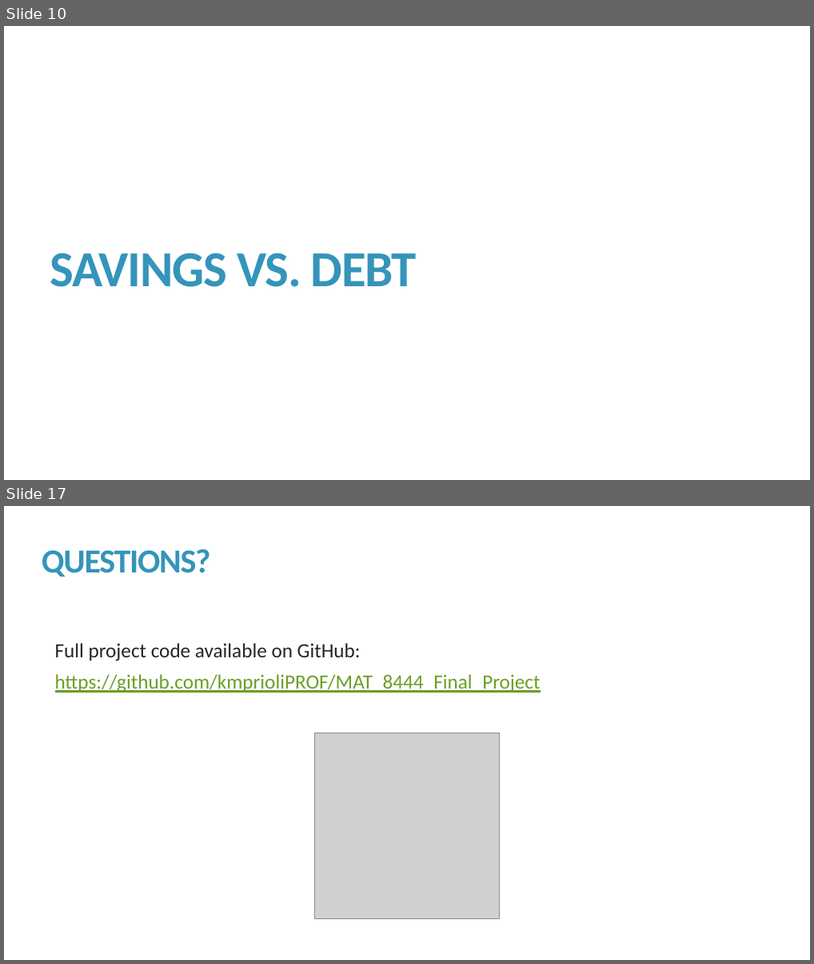
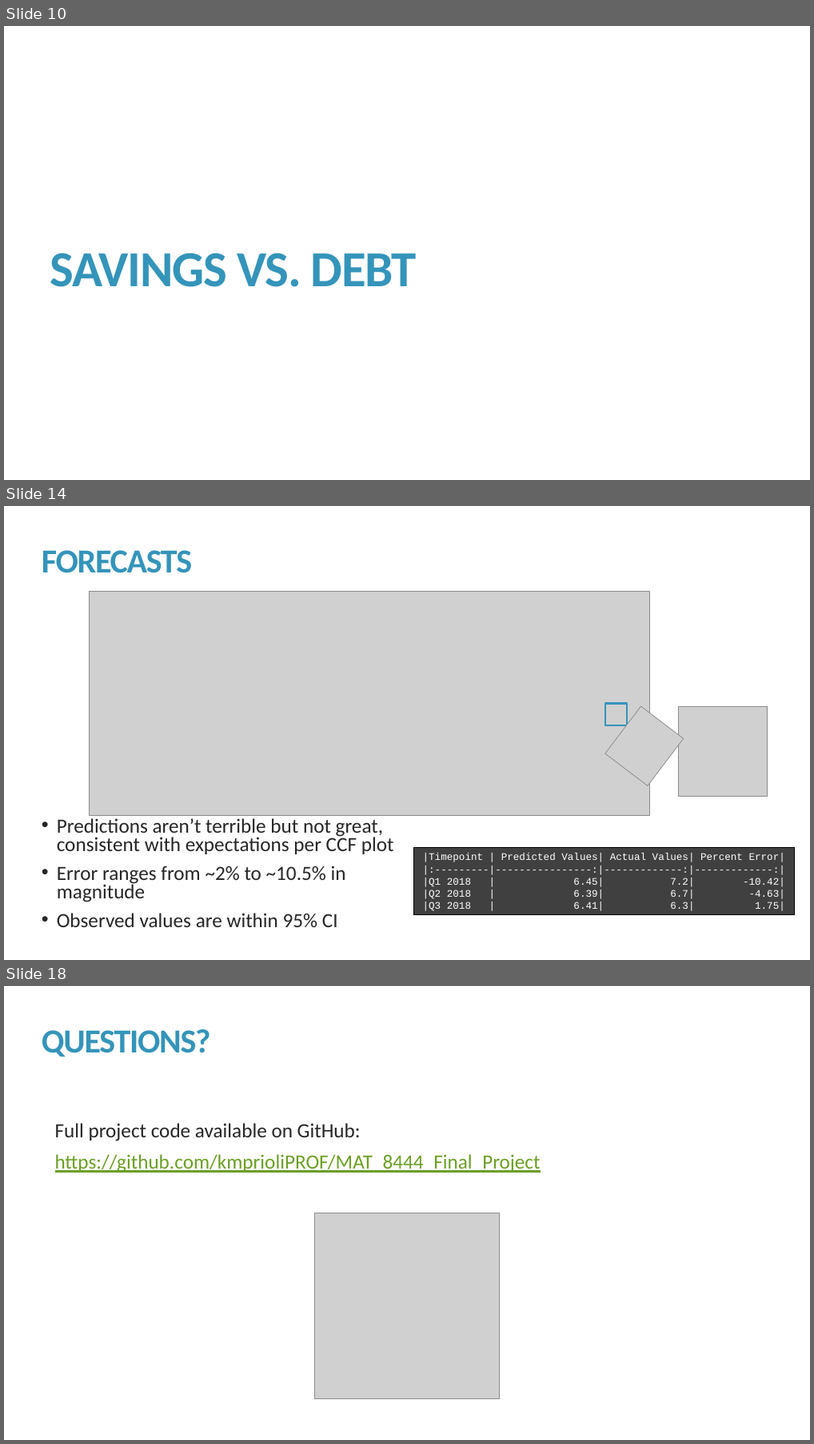
Before and after one commit to kmprioliPROF/MAT_8444_Final_Project, a slide deck: Prioli_Final_Proj.pptx. Shown one above the other, each under a label of ours: slides 10 and 17 before the commit, slides 10, 14 and 18 after it; the slides between them are not shown. The pictures are 814x964 and 814x1444 pixels, drawn with LibreOffice and Linux fonts; fonts in the diff are those of the drawing; grey boxes stand for pictures. Boxes give left, top, right and bottom in pixels: in the first picture for what was removed or moved away, otherwise in the second. Text is boxed around its words. In the diff, an @@ line names an element or a change of style, - is before the commit and + after.

```diff
--- a/Prioli_Final_Proj.pptx
+++ b/Prioli_Final_Proj.pptx
@@ slide 14 added at (x1=4, y1=506, x2=810, y2=960), background #FFFFFF @@
@@ title added at (x1=42, y1=550, x2=192, y2=573), 40 pt, text #3494BA, bold @@
+FORECASTS
@@ picture added at (x1=90, y1=592, x2=650, y2=816) @@
@@ rectangle added at (x1=606, y1=704, x2=627, y2=725), outline #3494BA 2.25 pt @@
@@ picture added at (x1=606, y1=706, x2=684, y2=785) @@
@@ picture added at (x1=678, y1=706, x2=767, y2=796) @@
@@ text added at (x1=57, y1=818, x2=394, y2=927), 24 pt, text #262626 @@
+• Predictions aren’t terrible but not great, consistent with expectations per CCF plot
+• Error ranges from ~2% to ~10.5% in magnitude
+• Observed values are within 95% CI
@@ rectangle added at (x1=414, y1=847, x2=795, y2=914), fill #404040, outline #000000 0.75 pt, 12 pt, text #FFFFFF @@
+|Timepoint | Predicted Values| Actual Values| Percent Error|
+|:---------|----------------:|-------------:|-------------:|
+|Q1 2018 | 6.45| 7.2| -10.42|
+|Q2 2018 | 6.39| 6.7| -4.63|
+|Q3 2018 | 6.41| 6.3| 1.75|
@@ what was slide 17 is now slide 18 @@
```
Also in this commit, not shown: 10 slides changed, 3 other slides added, 3 slides removed, 3 other files.
